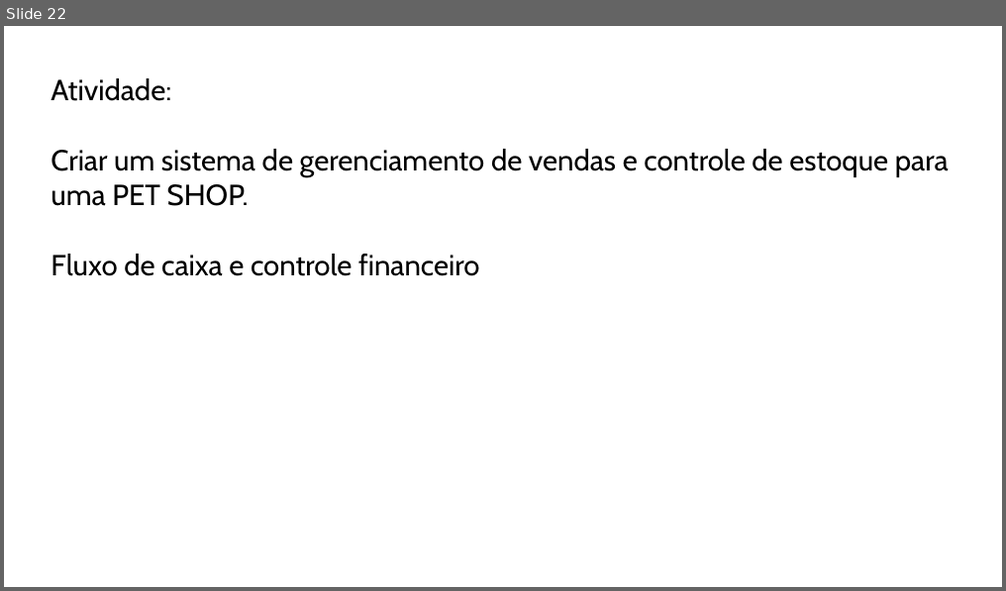
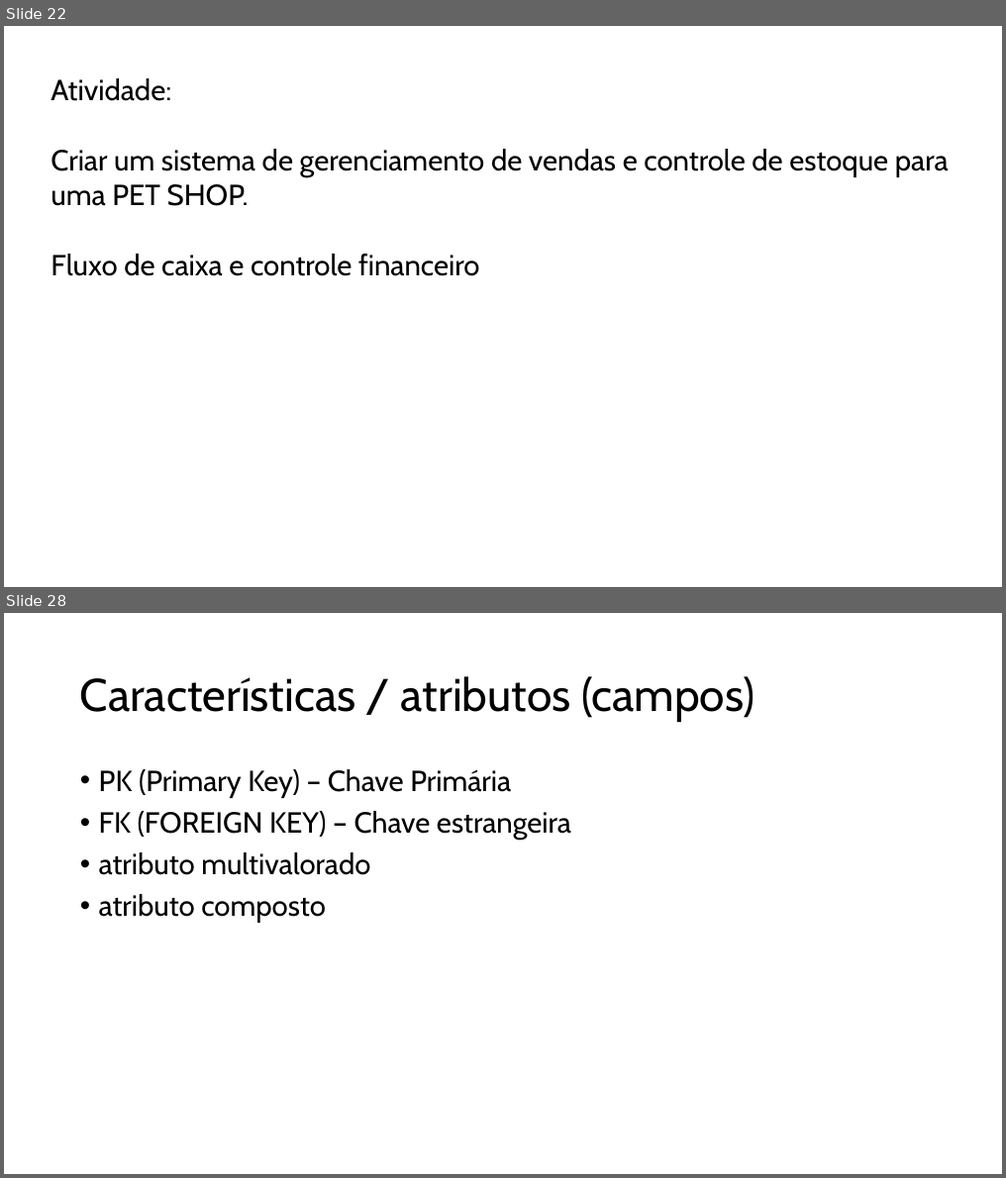
Before and after one commit to profpedrosenac/T16, a slide deck: UC10/Modelagem de dados.pptx. Shown one above the other, each under a label of ours: slide 22 before the commit, slides 22 and 28 after it; the slides between them are not shown. The pictures are 1006x591 and 1006x1178 pixels, drawn with LibreOffice and Linux fonts; fonts in the diff are those of the drawing. Boxes give left, top, right and bottom in pixels: in the first picture for what was removed or moved away, otherwise in the second. Text is boxed around its words. In the diff, an @@ line names an element or a change of style, - is before the commit and + after.

```diff
--- a/UC10/Modelagem de dados.pptx
+++ b/UC10/Modelagem de dados.pptx
@@ slide 28 added at bbox=[4, 613, 1002, 1174], background #FFFFFF @@
@@ title added at bbox=[80, 676, 754, 722], 44 pt, text #000000 @@
+Características / atributos (campos)
@@ text added at bbox=[99, 769, 571, 923], 28 pt, text #000000 @@
+• PK (Primary Key) – Chave Primária
+• FK (FOREIGN KEY) – Chave estrangeira
+• atributo multivalorado
+• atributo composto
```
Also in this commit, not shown: 1 other slide added, 1 other file.
